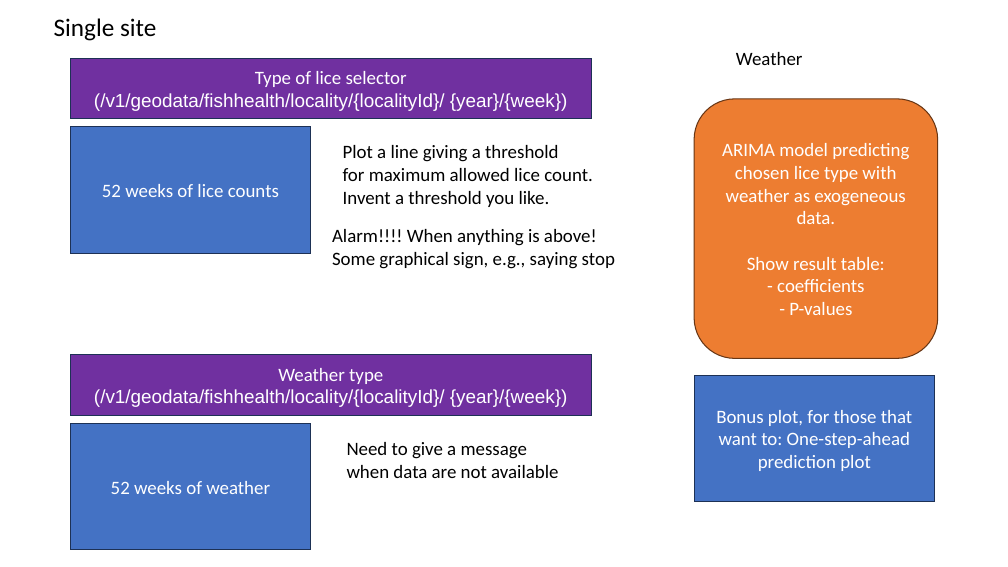
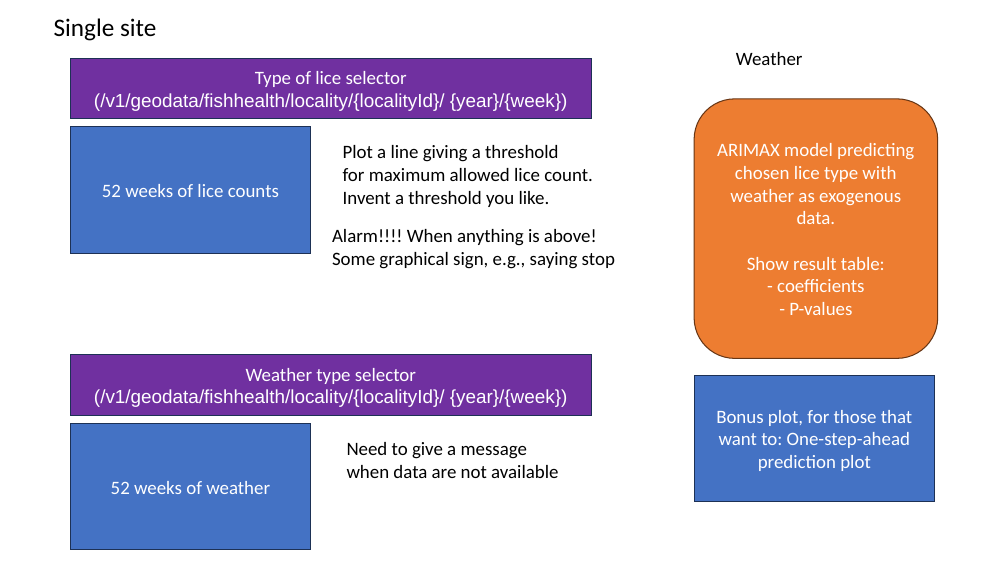
Before and after one commit to olegro99/IND320-OLEGRO99, a slide deck: slide 2 of Project work/Project work, part 4.pptx. Drawn at 1008x567 pixels with LibreOffice and Linux fonts; fonts in the diff are those of the drawing. Boxes give left, top, right and bottom in pixels: in the first picture for what was removed or moved away, otherwise in the second. Text is boxed around its words. In the diff, an @@ line names an element or a change of style, - is before the commit and + after.

```diff
--- a/Project work/Project work, part 4.pptx
+++ b/Project work/Project work, part 4.pptx
@@ text in rounded rectangle at (x1=717, y1=143, x2=914, y2=224): text changed @@
-ARIMA model predicting chosen lice type with weather as exogeneous data.
+ARIMAX model predicting chosen lice type with weather as exogenous data.
@@ text in rectangle at (x1=246, y1=368, x2=416, y2=384): text changed @@
-Weather type
+Weather type selector
```
Also in this commit, not shown: 1 other slide changed, 2 other files.
